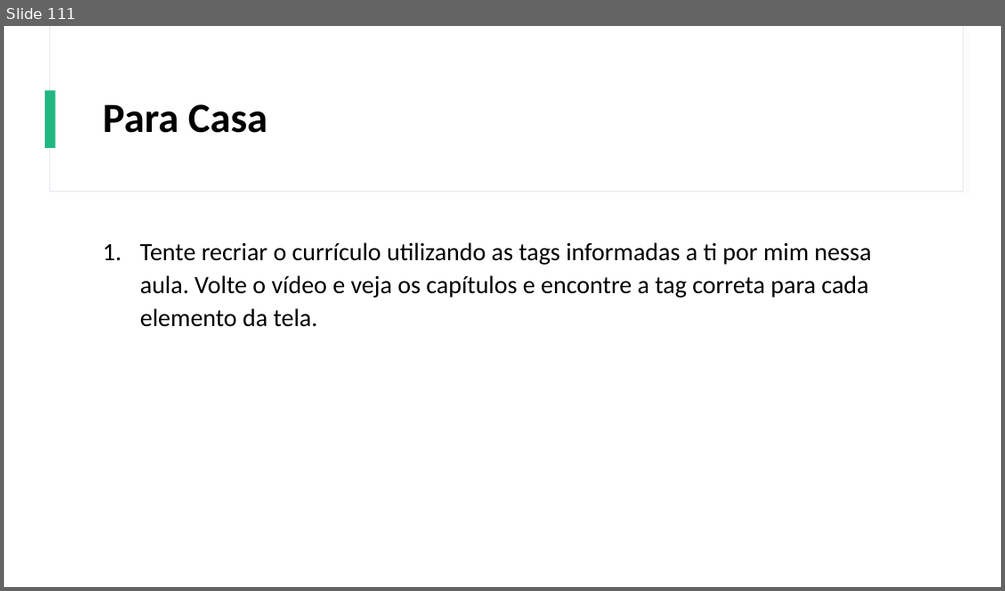
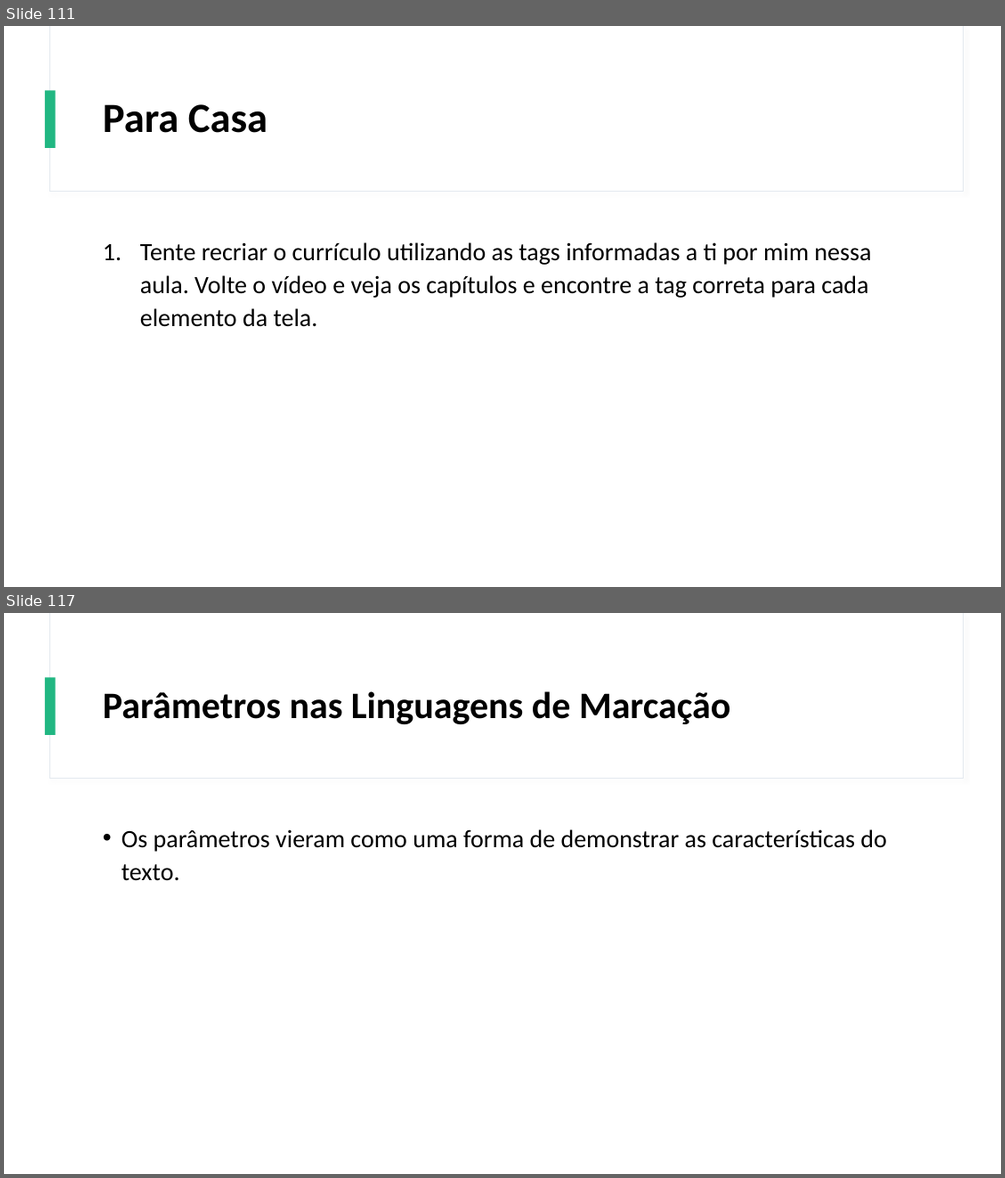
Before and after one commit to Gustavo6401/CursoHTMLCSS, a slide deck: Power Point/Curso de HTML e CSS.pptx. Shown one above the other, each under a label of ours: slide 111 before the commit, slides 111 and 117 after it; the slides between them are not shown. The pictures are 1005x591 and 1005x1178 pixels, drawn with LibreOffice and Linux fonts; fonts in the diff are those of the drawing. Boxes give left, top, right and bottom in pixels: in the first picture for what was removed or moved away, otherwise in the second. Text is boxed around its words. In the diff, an @@ line names an element or a change of style, - is before the commit and + after.

Commit message:
Preparada a aula sobre Parâmetros no HTML.

```diff
--- a/Power Point/Curso de HTML e CSS.pptx
+++ b/Power Point/Curso de HTML e CSS.pptx
@@ slide 117 added at (4,613,1001,1174), background #FFFFFF; not listed: 3 template elements that a slide beside it also shows @@
@@ title added at (103,691,730,724), 36 pt, text #000000, bold @@
+Parâmetros nas Linguagens de Marcação
@@ text added at (121,829,886,881), 24 pt, text #000000 @@
+• Os parâmetros vieram como uma forma de demonstrar as características do texto.
```
Also in this commit, not shown: 6 other slides added, 2 other files.
